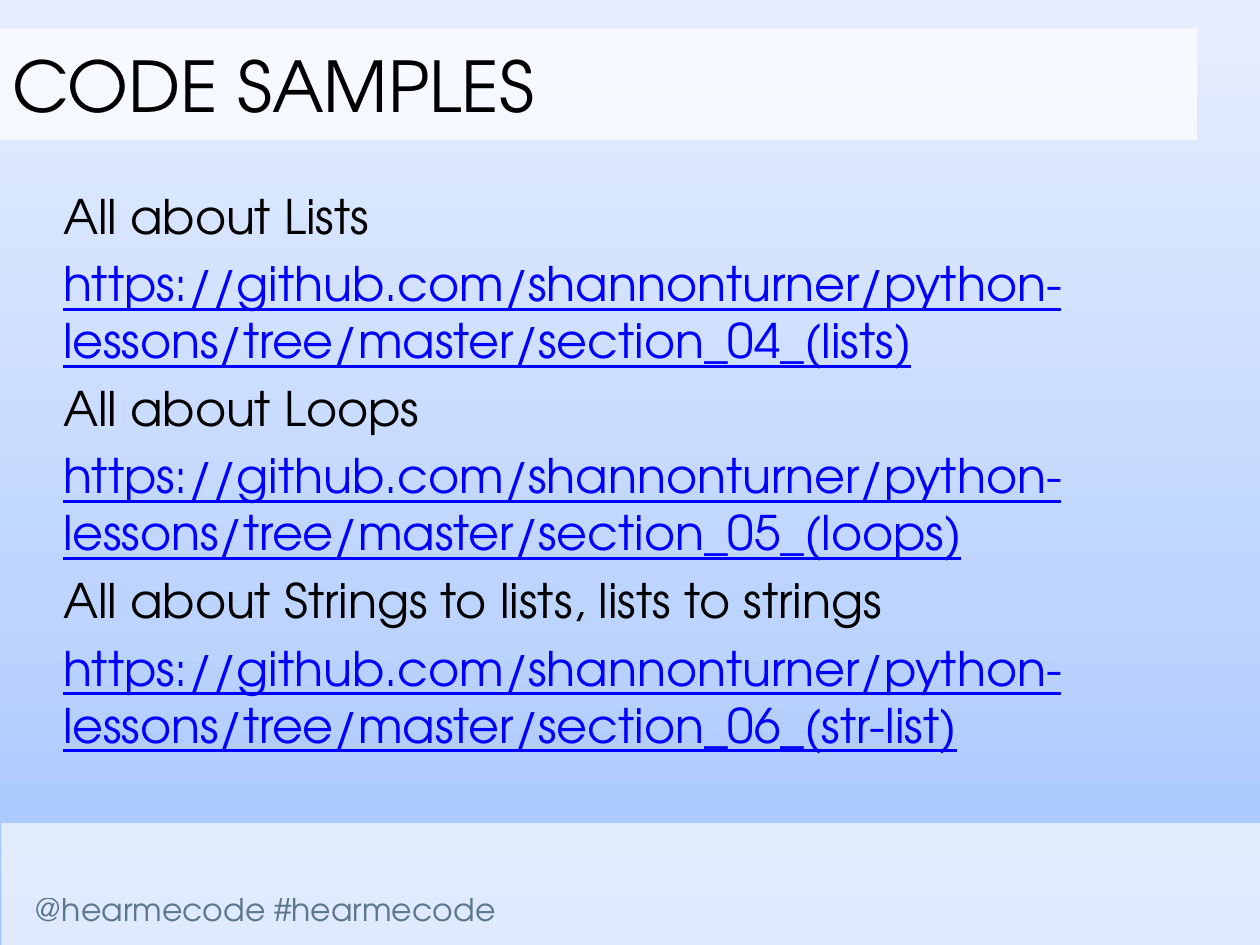
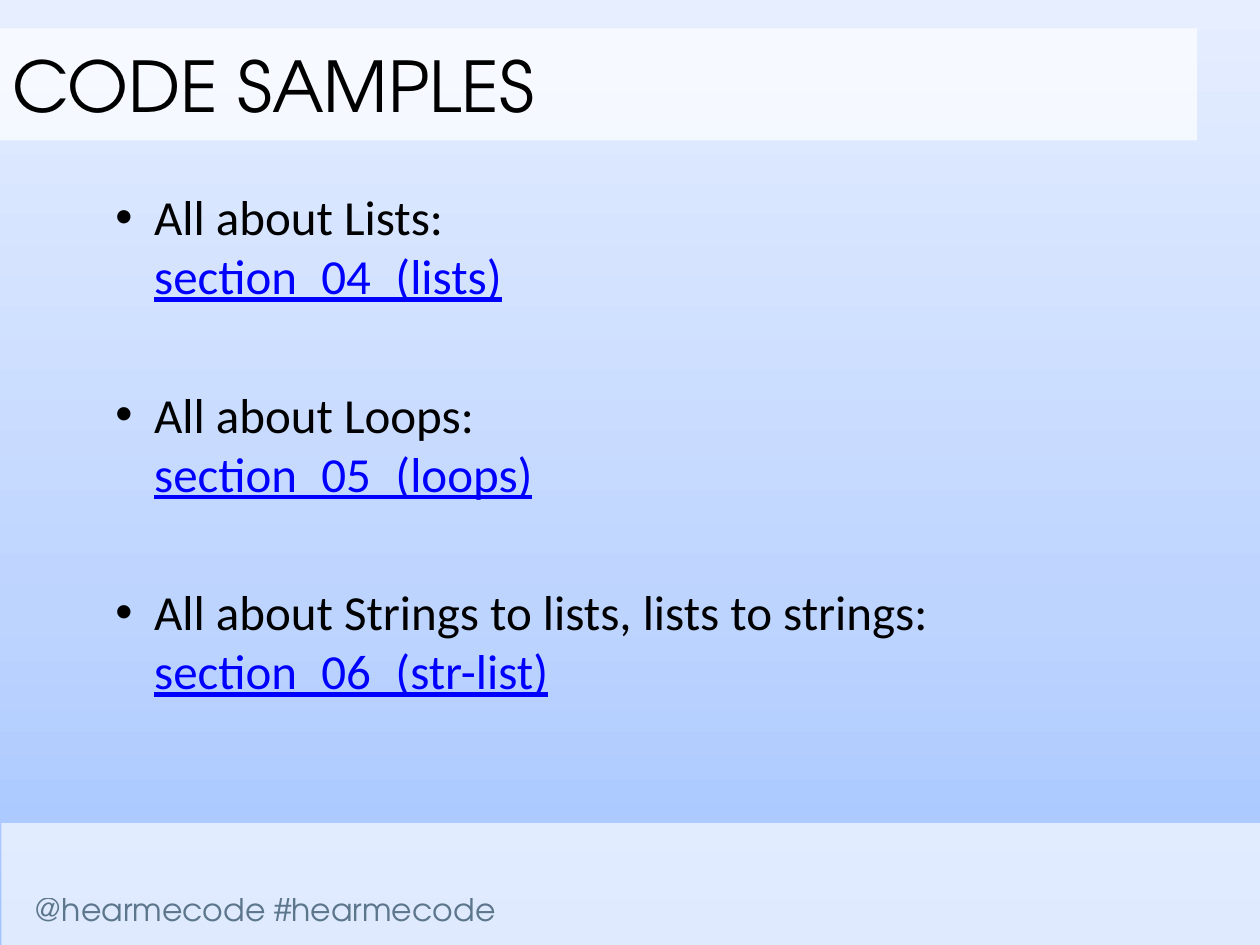
Before and after one commit to codelikeagirlcny/python-lessons-cny, a slide deck: slide 33 of slides/Lesson 2/Hear Me Code - Lists and Loops.pptx. Drawn at 1260x945 pixels with LibreOffice and Linux fonts; fonts in the diff are those of the drawing; background and template pictures are left out. Boxes give left, top, right and bottom in pixels: in the first picture for what was removed or moved away, otherwise in the second. Text is boxed around its words. In the diff, an @@ line names an element or a change of style, - is before the commit and + after.

```diff
--- a/slides/Lesson 2/Hear Me Code - Lists and Loops.pptx
+++ b/slides/Lesson 2/Hear Me Code - Lists and Loops.pptx
@@ text at (154,201,927,697): text changed; size 27.2 to 28 pt; font TeX Gyre Adventor to Calibri; text colour #0000FF to #000000 @@
-All about Lists
-https://github.com/shannonturner/python-lessons/tree/master/section_04_(lists)
-All about Loops
-https://github.com/shannonturner/python-lessons/tree/master/section_05_(loops)
-All about Strings to lists, lists to strings
-https://github.com/shannonturner/python-lessons/tree/master/section_06_(str-list)
+  • All about Lists:
+    section_04_(lists)
+  • All about Loops:
+    section_05_(loops)
+  • All about Strings to lists, lists to strings:
+    section_06_(str-list)
```
Also in this commit, not shown: 4 other slides changed.
